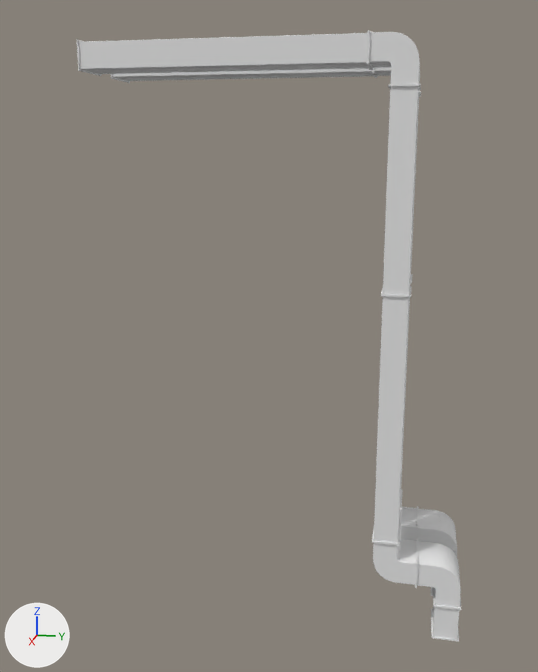
The glTF model assets/scene/merged-meshes/-2_0_0_MI_Pipes_square_01.gltf, before and after one commit.
Camera for both pictures: a 50 mm lens placed at (22.11, 8.26, -3.61), pointed at (5.75, 4.98, -7.7). The lights are fixed; the arrows at lower left show +X, +Y and +Z. Vertices at the same position are counted once.
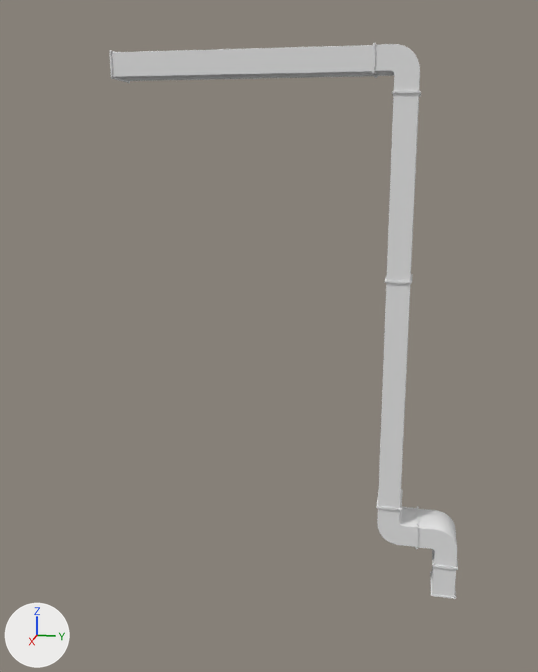
The newer file is also turned or shifted as a whole; pictures and numbers use the older file's frame.

What differs and where, as boxes (x1, y1, x2, y2) in the pictures (538 x 672 px; the box of a moved part takes in the faces that stretch with it):
'Mesh', reshaped (9% narrower, 9% shorter): before (77, 30, 461, 642); after (109, 42, 458, 599)
part 1 of me_2_0_0_mi_pipes_square_01, deleted: before (77, 30, 461, 642)
part 2 of me_2_0_0_mi_pipes_square_01, moved or reshaped: before (445, 522, 456, 547); after (395, 57, 456, 550)

What the commit changed:
me_2_0_0_mi_pipes_square_01 is used by ob_mesh; location (0.0, 0.0, 0.0).
me_2_0_0_mi_pipes_square_01 had 3424 vertices, 4664 faces and spanned x 4.29..7.06, y 1.27..9.55, z -14.16..-1.37.
me_2_0_0_mi_pipes_square_01 now has 1712 vertices, 2332 faces and spans x 4.29..5.39, y 1.27..9.55, z -14.16..-1.37.
me_2_0_0_mi_pipes_square_01 part 1: 133 loose pieces with 1712 vertices, spanning x 5.96..7.06, y 1.27..9.55, z -14.16..-1.37, are deleted.
Part 2, on me_2_0_0_mi_pipes_square_01:
4 vertices are removed from x 4.33..5.35, y 8.05..9.45, z -12.68..-1.71.
32 faces are deleted.
4 vertices are added at (5.35, 9.46, -12.68), (4.33, 9.46, -12.68), (5.35, 8.06, -1.71), (4.33, 8.06, -1.71).
32 new faces join them.
